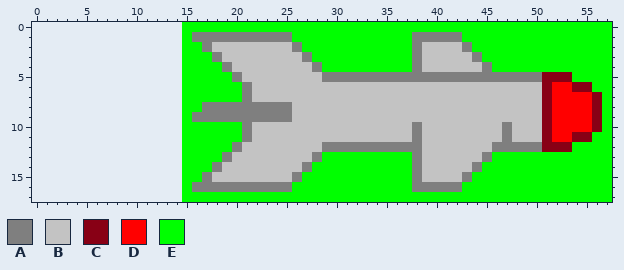
Pixel-art sprite: static/rocket.png. This is how it looked before the edit.
The file is 43x18 pixels. The old version is drawn lined up with the new one, on the new canvas.
Palette (. is transparent): A #7f7f7f  B #c3c3c3  C #880015  D #ff0000  E #00ff00
Pixels before, first column x 15:
 0 EEEEEEEEEEEEEEEEEEEEEEEEEEEEEEEEEEEEEEEEEEE
 1 EAAAAAAAAAAEEEEEEEEEEEEAAAAAEEEEEEEEEEEEEEE
 2 EEABBBBBBBBAEEEEEEEEEEEABBBBAEEEEEEEEEEEEEE
 3 EEEABBBBBBBBAEEEEEEEEEEABBBBBAEEEEEEEEEEEEE
 4 EEEEABBBBBBBBAEEEEEEEEEABBBBBBAEEEEEEEEEEEE
 5 EEEEEABBBBBBBBAAAAAAAAAAAAAAAAAAAAAACCCEEEE
 6 EEEEEEABBBBBBBBBBBBBBBBBBBBBBBBBBBBBCDDCCEE
 7 EEEEEEABBBBBBBBBBBBBBBBBBBBBBBBBBBBBCDDDDCE
 8 EEAAAAAAAAABBBBBBBBBBBBBBBBBBBBBBBBBCDDDDCE
 9 EAAAAAAAAAABBBBBBBBBBBBBBBBBBBBBBBBBCDDDDCE
10 EEEEEEABBBBBBBBBBBBBBBBABBBBBBBBABBBCDDDDCE
11 EEEEEEABBBBBBBBBBBBBBBBABBBBBBBBABBBCDDCCEE
12 EEEEEABBBBBBBBAAAAAAAAAABBBBBBBAAAAACCCEEEE
13 EEEEABBBBBBBBAEEEEEEEEEABBBBBBAEEEEEEEEEEEE
14 EEEABBBBBBBBAEEEEEEEEEEABBBBBAEEEEEEEEEEEEE
15 EEABBBBBBBBAEEEEEEEEEEEABBBBAEEEEEEEEEEEEEE
16 EAAAAAAAAAAEEEEEEEEEEEEAAAAAEEEEEEEEEEEEEEE
17 EEEEEEEEEEEEEEEEEEEEEEEEEEEEEEEEEEEEEEEEEEE
Once edited:
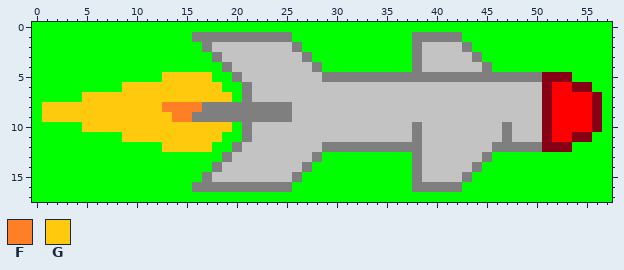
Colours new in this view: F #ff7f27  G #ffc90e
From old to new:
canvas 43x18 -> 58x18, the old top-left corner now at 15,0
Changed rows in their new state; - is an unchanged pixel.
first column x 0:
 0 EEEEEEEEEEEEEEE-----
 1 EEEEEEEEEEEEEEE-----
 2 EEEEEEEEEEEEEEE-----
 3 EEEEEEEEEEEEEEE-----
 4 EEEEEEEEEEEEEEE-----
 5 EEEEEEEEEEEEEGGGGG--
 6 EEEEEEEEEGGGGGGGGGG-
 7 EEEEEGGGGGGGGGGGGGGG
 8 EGGGGGGGGGGGGFFFF---
 9 EGGGGGGGGGGGGGFF----
10 EEEEEGGGGGGGGGGGGGGG
11 EEEEEEEEEGGGGGGGGGG-
12 EEEEEEEEEEEEEGGGGG--
13 EEEEEEEEEEEEEEE-----
14 EEEEEEEEEEEEEEE-----
15 EEEEEEEEEEEEEEE-----
16 EEEEEEEEEEEEEEE-----
17 EEEEEEEEEEEEEEE-----
Changed places in both pictures, as pixel boxes (x1, y1, x2, y2):
changed: (32, 22, 232, 202)
